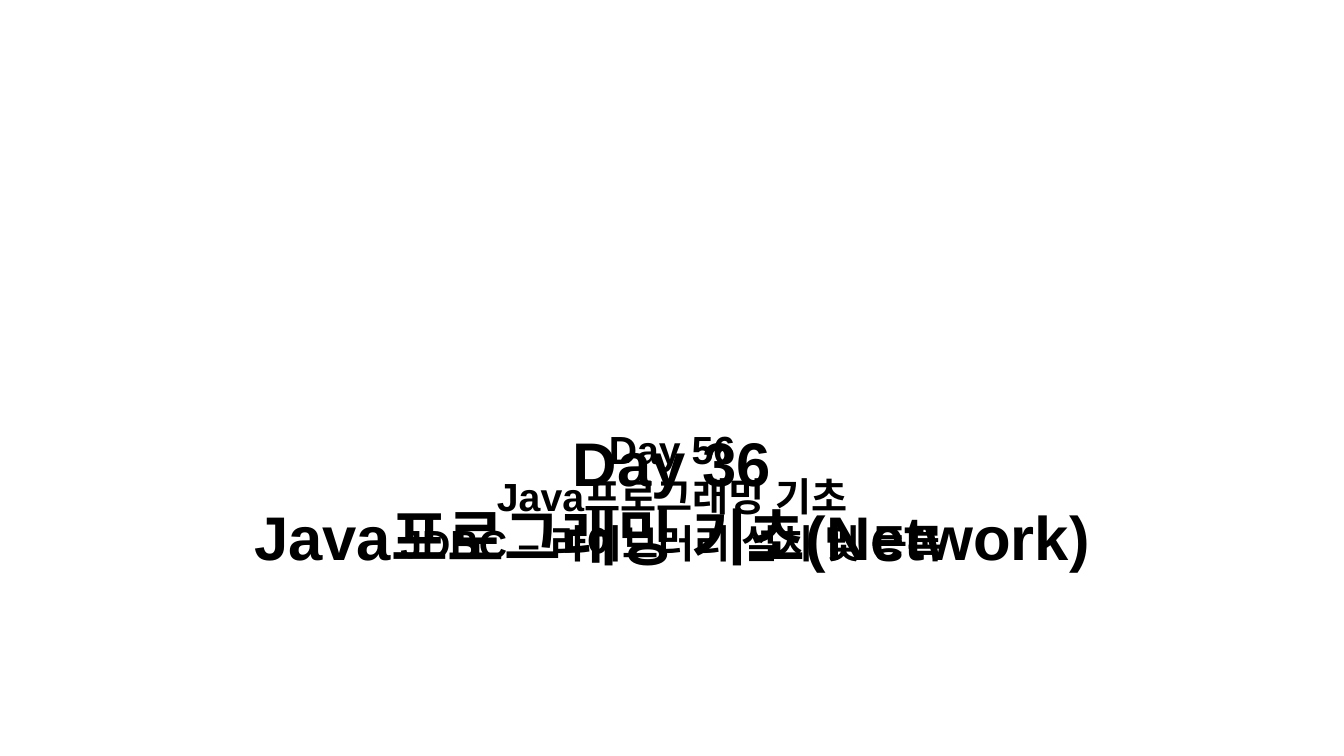
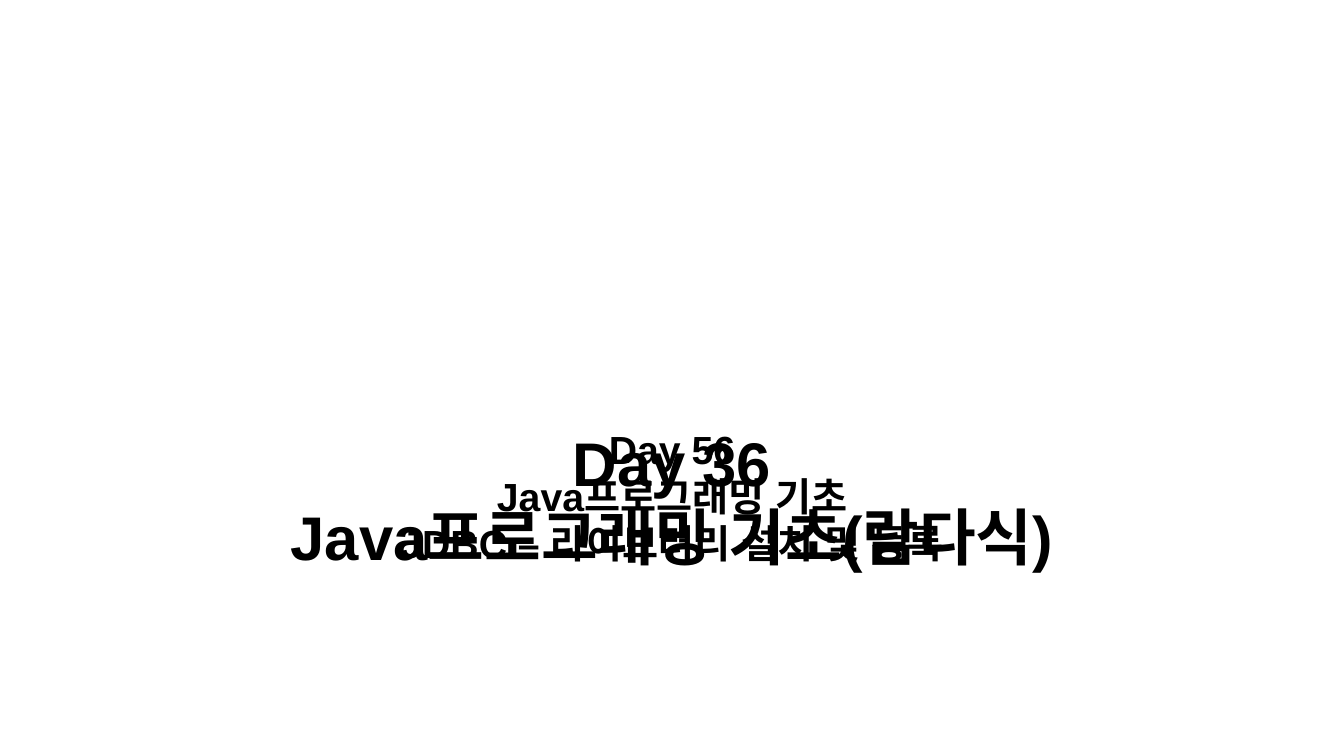
Before and after one commit to kknaks/kknaks.github.io, a slide deck: slide 35 of assets/img/posts/ClassThumbnail.pptx (slide 38 before the commit). Drawn at 1344x756 pixels with LibreOffice and Linux fonts; fonts in the diff are those of the drawing; background and template pictures are left out. Boxes give left, top, right and bottom in pixels: in the first picture for what was removed or moved away, otherwise in the second. Text is boxed around its words. In the diff, an @@ line names an element or a change of style, - is before the commit and + after.

```diff
--- a/assets/img/posts/ClassThumbnail.pptx
+++ b/assets/img/posts/ClassThumbnail.pptx
@@ text at box(728, 497, 1053, 573): text changed @@
-Java프로그래밍 기초(Network)
+Java프로그래밍 기초(람다식)
```
Also in this commit, not shown: 26 other slides changed, 3 slides removed, 21 other files.
